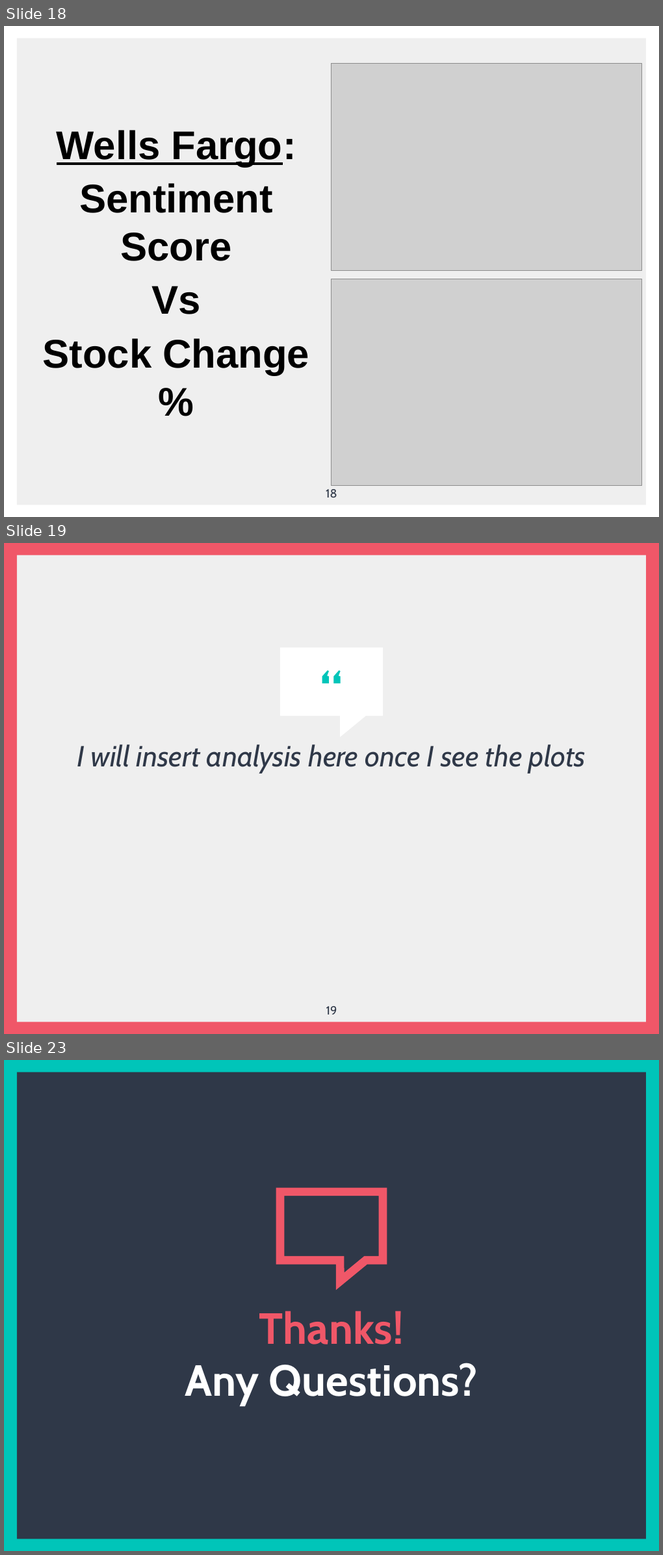
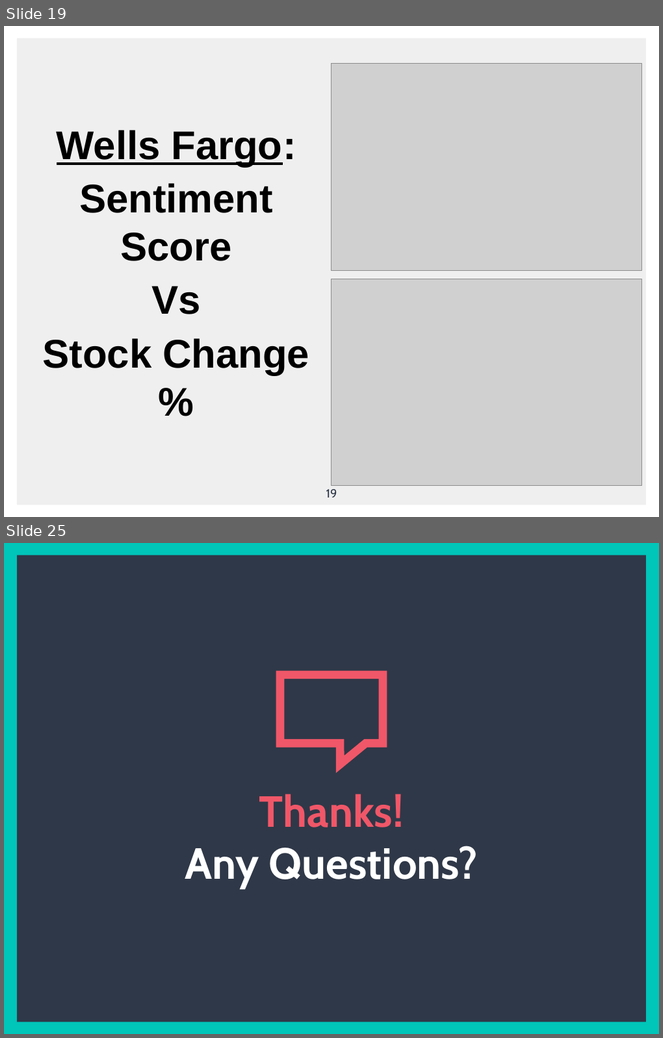
Before and after one commit to jsialcalde/news_project, a slide deck: News Project Presentation.pptx. Shown one above the other, each under a label of ours: slides 18, 19 and 23 before the commit, slides 19 and 25 after it; the slides between them are not shown. The pictures are 663x1555 and 663x1038 pixels, drawn with LibreOffice and Linux fonts; fonts in the diff are those of the drawing; grey boxes stand for pictures. Boxes give left, top, right and bottom in pixels: in the first picture for what was removed or moved away, otherwise in the second. Text is boxed around its words. In the diff, an @@ line names an element or a change of style, - is before the commit and + after.

```diff
--- a/News Project Presentation.pptx
+++ b/News Project Presentation.pptx
@@ slide 19 removed at bbox=[4, 543, 659, 1034], background #F05768; not listed: 1 template element that a slide beside it also shows @@
@@ text removed at bbox=[261, 650, 402, 713] @@
-“
@@ speech box removed at bbox=[280, 648, 384, 717] @@
@@ text removed at bbox=[77, 745, 586, 773] @@
-I will insert analysis here once I see the plots
@@ page number removed at bbox=[326, 1006, 337, 1015] @@
-19
@@ what was slide 18 is now slide 19 @@
@@ page number at bbox=[326, 489, 337, 498]: text changed @@
-18
+19
@@ what was slide 23 is now slide 25 @@
```
Also in this commit, not shown: 2 slides changed, 7 slides added, 4 other slides removed.
